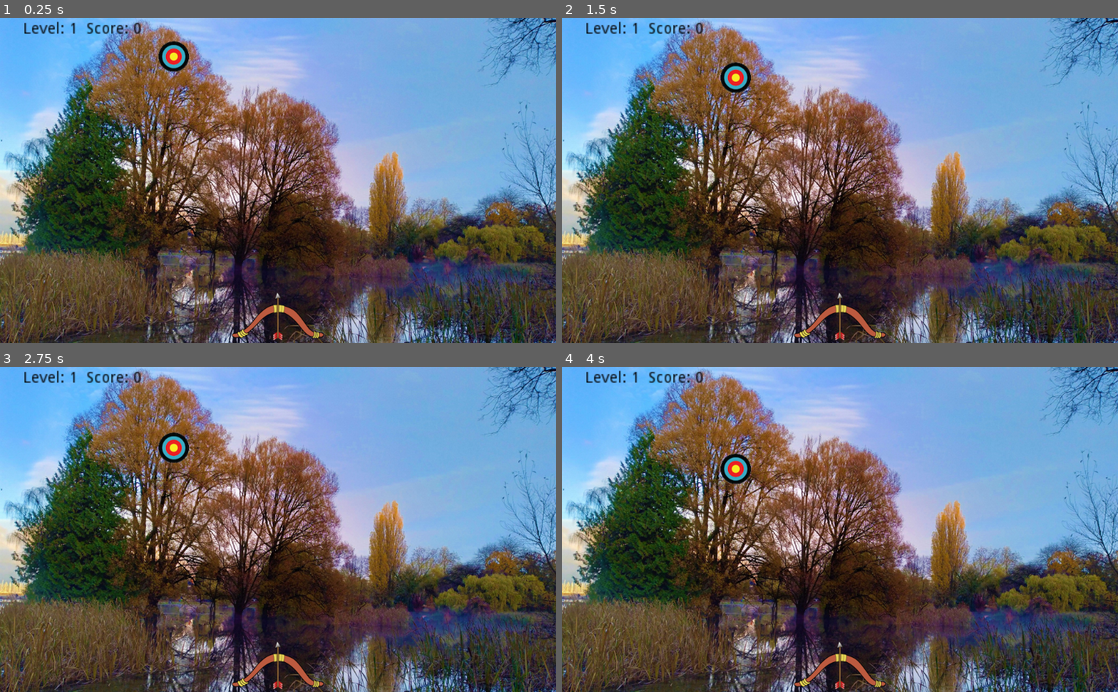
Above: before the commit, frames 1-4 (two rows, left to right).
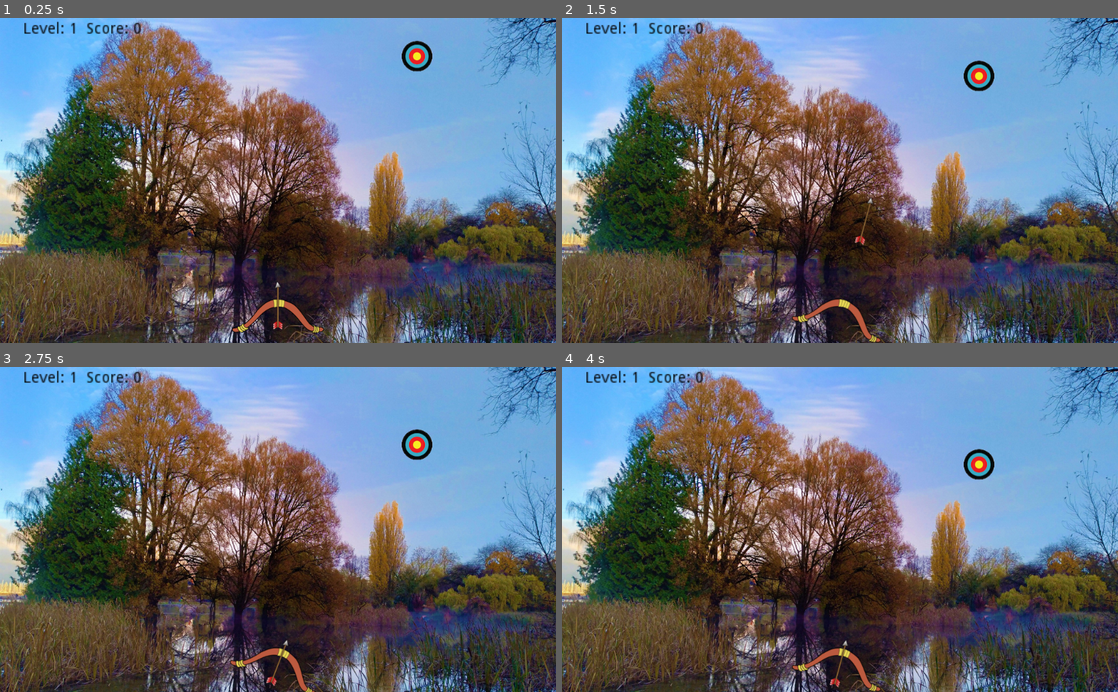
Above: after the commit, the same moments.

Repository: AlbertoPachecoDev/MovingTargetGame
Game: Godot game, scene res://Level.tscn
The game is run twice, just before and just after one commit, with the same random seed, the same clock (stepped at 60 frames per second) and the same inputs.
Inputs (mouse positions are in pixels of both pictures, inside the frame that each line leads up to):
- Up to frame 1 (0.25 s): no input
- Up to frame 2 (1.5 s): move the mouse to (962, 164) at 0.52 s; hold Right (ui_right) 0.53-1.28 s; hold Space (ui_select) 0.53-1.28 s; click (962, 164) at 0.67 s; move the mouse to (728, 196) at 1.27 s; hold Left (ui_left) from 1.28 s (still down); tap Space (ui_select) at 1.35 s; click (728, 196) at 1.42 s
- Up to frame 3 (2.75 s): tap Space (ui_select) at 1.52, 1.82 s; move the mouse to (333, 458) at 2.02 s; release Left (ui_left) at 2.03 s; hold Right (ui_right) from 2.03 s (still down); hold Space (ui_select) from 2.03 s (still down); click (333, 458) at 2.17 s
- Up to frame 4 (4 s): move the mouse to (812, 594) at 2.77 s; release Space (ui_select) at 2.78 s; tap Space (ui_select) at 2.85, 3.02, 3.32 s; click (812, 594) at 2.92 s; move the mouse to (1006, 578) at 3.52 s; release Right (ui_right) at 3.53 s; hold Left (ui_left) from 3.53 s (still down); hold Space (ui_select) from 3.53 s (still down); click (1006, 578) at 3.67 s

The runs differ from the first frame. In frame 1, 1.5% of the frame differs, in the area x 28-78%, y 7-100%; in frame 2, 1.6%; in frame 3, 1.6%, in the area x 28-78%, y 19-100%; in frame 4, 1.6%.

Commit message:
Move bow & shoot arrows
Control-input + collision-detection + signals + sounds

Diff:
--- a/Global.gd
+++ b/Global.gd
@@ -26,7 +26,8 @@
 	Rnd.randomize()
 	TargetWidth = TargetImage.get_width()
 	Cols = range(TargetWidth, ScreenW, TargetWidth) # generate cols array
-	Cols.remove(Cols.size()/2) # remove middle column
+	for _n in 3: # remove 3 middle columns
+		Cols.remove(int(Cols.size()/2))
 	z_index = 1
 	set_process(true)
 
--- a/Level.gd
+++ b/Level.gd
@@ -7,27 +7,23 @@
 
 const target = preload("res://Target.tscn")
 
-var targets # target-ids array
+onready var targets = [] # target-ids array
 
 func _ready():
-	targets = [] # ids
 	var cols = Global.Cols.duplicate() # copy array
 	randomize()
 	cols.shuffle() # random order
 	for i in range(Global.Level): # create targets
 		var obj = target.instance()
-		var img = obj.get_node("sprite")
 		obj.id = i
-		img.set_texture(Global.TargetImage)
-		# img.set_scale(Vector2(0.8, 0.8))
-		img.set_position(Vector2(cols.pop_back(), Global.TargetWidth)) #Global.TargetWidth/2))
+		obj.set_position(Vector2(cols.pop_back(), Global.TargetWidth))
 		targets.append(i) # contador targets
+		obj.connect("target_signal", self, "update_targets") # target signal
 		add_child(obj)
-		obj.connect("kill", self, "kill_target") # receive signal
 
-func kill_target(id):
+func update_targets(id):
 	targets.erase(id) # remove target
-	if targets.empty(): # next level?
+	if targets.empty(): # no more targets? go next level
 		if Global.Level < Global.Cols.size(): # more levels?
 			Global.Level += 1
 			# warning-ignore:return_value_discarded
--- a/Level.tscn
+++ b/Level.tscn
@@ -1,38 +1,27 @@
-[gd_scene load_steps=5 format=2]
+[gd_scene load_steps=6 format=2]
 
 [ext_resource path="res://Level.gd" type="Script" id=1]
 [ext_resource path="res://images/forest1.jpg" type="Texture" id=2]
-[ext_resource path="res://images/bow.png" type="Texture" id=3]
-[ext_resource path="res://images/arrow.png" type="Texture" id=4]
+[ext_resource path="res://arrow.tscn" type="PackedScene" id=3]
+[ext_resource path="res://player.gd" type="Script" id=4]
+[ext_resource path="res://bow.tscn" type="PackedScene" id=5]
 
 [node name="Level" type="Node2D"]
 script = ExtResource( 1 )
 
-[node name="sky" type="ColorRect" parent="."]
-visible = false
-margin_right = 1024.0
-margin_bottom = 600.0
-color = Color( 0.419608, 0.784314, 0.945098, 1 )
-
-[node name="floor" type="ColorRect" parent="."]
-visible = false
-margin_top = 560.0
-margin_right = 1024.0
-margin_bottom = 600.0
-color = Color( 0.168627, 0.435294, 0.0745098, 1 )
-
-[node name="TextureRect" type="TextureRect" parent="."]
+[node name="fondo" type="TextureRect" parent="."]
 margin_right = 2048.0
 margin_bottom = 1536.0
 rect_scale = Vector2( 0.5, 0.5 )
 texture = ExtResource( 2 )
 
-[node name="arco" type="Sprite" parent="."]
-position = Vector2( 512, 560 )
+[node name="player" type="Node2D" parent="."]
+position = Vector2( 512, 550 )
+script = ExtResource( 4 )
+
+[node name="bow" parent="player" instance=ExtResource( 5 )]
 rotation = -1.5708
-texture = ExtResource( 3 )
 
-[node name="flecha" type="Sprite" parent="."]
-position = Vector2( 512, 550 )
+[node name="arrow" parent="player" instance=ExtResource( 3 )]
+position = Vector2( 0, -20 )
 rotation = -1.5708
-texture = ExtResource( 4 )
--- a/Target.gd
+++ b/Target.gd
@@ -1,23 +1,30 @@
 # Target.gd
 
-extends Node2D
+# Falling Particles: https://www.youtube.com/watch?v=lmzjiMh6LLs
 
-signal kill(id)
+extends Area2D
+
+signal target_signal(id)
+
+const MIN_SPEED = 20.0
+const MAX_SPEED = 50.0
 
 var id
 var speed
 
-onready var floorY = Global.ScreenH - Global.TargetWidth
-
 func _ready():
-	var y = Global.Rnd.randf_range(24.0, 48.0 - 2*Global.Level) # falling spped
-	speed = Vector2(0, y) # set speed
+	speed = Vector2(0, Global.Rnd.randf_range(MIN_SPEED, MAX_SPEED - 2 * Global.Level)) # falling speed
 	set_process(true)
 
 func _process(delta):
-	var pos = get_position()
-	if pos.y < floorY: # falling?
-		set_position(pos + speed * delta) # move
-	else: # on the floor?
-		queue_free()  # ISSUE: Evitar click en objeto en el suelo
-		emit_signal("kill", id)
+	position += speed * delta
+
+func end():
+	emit_signal("target_signal", id)
+	queue_free()
+
+func _on_VisibilityNotifier2D_screen_exited():
+	end()
+
+func _on_Target_area_entered(_area):
+	end()
--- a/Target.tscn
+++ b/Target.tscn
@@ -1,10 +1,26 @@
-[gd_scene load_steps=3 format=2]
+[gd_scene load_steps=4 format=2]
 
 [ext_resource path="res://Target.gd" type="Script" id=1]
-[ext_resource path="res://target_sprite.gd" type="Script" id=2]
+[ext_resource path="res://images/target.png" type="Texture" id=2]
 
-[node name="Target" type="Node2D"]
+[sub_resource type="CircleShape2D" id=1]
+radius = 27.0185
+
+[node name="Target" type="Area2D"]
+collision_mask = 2
+input_pickable = false
 script = ExtResource( 1 )
+__meta__ = {
+"_edit_group_": true
+}
 
 [node name="sprite" type="Sprite" parent="."]
-script = ExtResource( 2 )
+texture = ExtResource( 2 )
+
+[node name="CollisionShape2D" type="CollisionShape2D" parent="."]
+shape = SubResource( 1 )
+
+[node name="VisibilityNotifier2D" type="VisibilityNotifier2D" parent="."]
+
+[connection signal="area_entered" from="." to="." method="_on_Target_area_entered"]
+[connection signal="screen_exited" from="VisibilityNotifier2D" to="." method="_on_VisibilityNotifier2D_screen_exited"]
--- /dev/null
+++ b/arrow.gd
@@ -0,0 +1,44 @@
+# arrow.gd
+
+extends Area2D
+
+signal arrow_fired()
+signal arrow_out()
+
+const MAX_FORCE = 18
+const MAX_SPEED = -260
+
+onready var max_y = position.y + MAX_FORCE
+onready var shoot = false
+var speed
+
+func _ready():
+	set_process(false)
+
+func _process(delta):
+	position.y += speed * delta
+
+func reset():
+	emit_signal("arrow_out")
+	set_process(false)
+	shoot = false
+	position = Vector2(0,-10)
+
+func _input(_event):
+	if shoot: return
+	if Input.is_action_just_released("ui_select"):
+		speed = MAX_SPEED * sqrt(MAX_FORCE-(max_y-position.y)+1)
+		shoot = true
+		emit_signal("arrow_fired")
+		set_process(true)
+		$shoot.play()
+	elif Input.is_action_pressed("ui_select"):
+		if position.y <= max_y:
+			position.y += 2
+
+func _on_VisibilityNotifier2D_screen_exited(): # out-of-screen
+	reset()
+
+func _on_arrow_area_entered(_area):
+	Global.Score += 100
+	reset()
--- /dev/null
+++ b/arrow.tscn
@@ -0,0 +1,36 @@
+[gd_scene load_steps=5 format=2]
+
+[ext_resource path="res://images/arrow.png" type="Texture" id=1]
+[ext_resource path="res://audios/arrow.wav" type="AudioStream" id=2]
+[ext_resource path="res://arrow.gd" type="Script" id=3]
+
+[sub_resource type="RectangleShape2D" id=1]
+extents = Vector2( 6, 24 )
+
+[node name="arrow" type="Area2D"]
+collision_layer = 2
+input_pickable = false
+script = ExtResource( 3 )
+
+[node name="sprite" type="Sprite" parent="."]
+texture = ExtResource( 1 )
+__meta__ = {
+"_editor_description_": ""
+}
+
+[node name="shoot" type="AudioStreamPlayer2D" parent="."]
+stream = ExtResource( 2 )
+
+[node name="CollisionShape2D" type="CollisionShape2D" parent="."]
+position = Vector2( 23, 0 )
+rotation = -1.5708
+shape = SubResource( 1 )
+one_way_collision = true
+__meta__ = {
+"_edit_group_": true
+}
+
+[node name="VisibilityNotifier2D" type="VisibilityNotifier2D" parent="."]
+
+[connection signal="area_entered" from="." to="." method="_on_arrow_area_entered"]
+[connection signal="screen_exited" from="VisibilityNotifier2D" to="." method="_on_VisibilityNotifier2D_screen_exited"]
--- /dev/null
+++ b/bow.tscn
@@ -0,0 +1,11 @@
+[gd_scene load_steps=2 format=2]
+
+[ext_resource path="res://images/bow.png" type="Texture" id=1]
+
+[node name="bow" type="Node2D"]
+
+[node name="sprite" type="Sprite" parent="."]
+texture = ExtResource( 1 )
+__meta__ = {
+"_editor_description_": ""
+}
--- /dev/null
+++ b/player.gd
@@ -0,0 +1,34 @@
+# player.gd
+
+extends Node2D
+
+const RMax = 75
+const LMax = -RMax
+const SAng = 3.0
+const RSmall = deg2rad(SAng)
+const LSmall = deg2rad(-SAng)
+const BAng = 12.0
+const RBig = deg2rad(BAng)
+const LBig = deg2rad(-BAng)
+
+onready var keys_disabled = false
+
+func _ready():
+	z_index = 2
+	# warning-ignore:return_value_discarded
+	$arrow.connect("arrow_fired", self, "arrow_fired") # arrow signal
+	# warning-ignore:return_value_discarded
+	$arrow.connect("arrow_out", self, "arrow_out") # arrow signal
+
+func _input(event):
+	if keys_disabled: return
+	if Input.is_action_pressed("ui_right") and rotation_degrees <= RMax:
+		rotate(RBig if event.shift else RSmall)
+	elif Input.is_action_pressed("ui_left") and rotation_degrees >= LMax:
+		rotate(LBig if event.shift else LSmall)
+
+func arrow_fired():
+	keys_disabled = true
+
+func arrow_out():
+	keys_disabled = false
--- a/project.godot
+++ b/project.godot
@@ -22,6 +22,11 @@
 
 icon=false
 
+[layer_names]
+
+2d_physics/layer_1="target"
+2d_physics/layer_2="arrow"
+
 [physics]
 
 common/enable_pause_aware_picking=true
--- a/target_sprite.gd
+++ /dev/null
@@ -1,12 +0,0 @@
-# target_sprite.gd
-
-extends Sprite
-
-signal kill(id)
-
-func _input(event): # sprite clicked: https://www.youtube.com/watch?v=Om7JzfU_plw
-	if event is InputEventMouseButton and event.pressed and event.button_index == BUTTON_LEFT: # click?
-		if get_rect().has_point(to_local(event.position)): # sprite clicked?
-			Global.Score += 100 # winning points
-			queue_free() # remove sprite
-			emit_signal("kill", get_parent().id)
Not shown, added: audios/arrow.wav.import
Not shown, added: audios/arrow.wav
